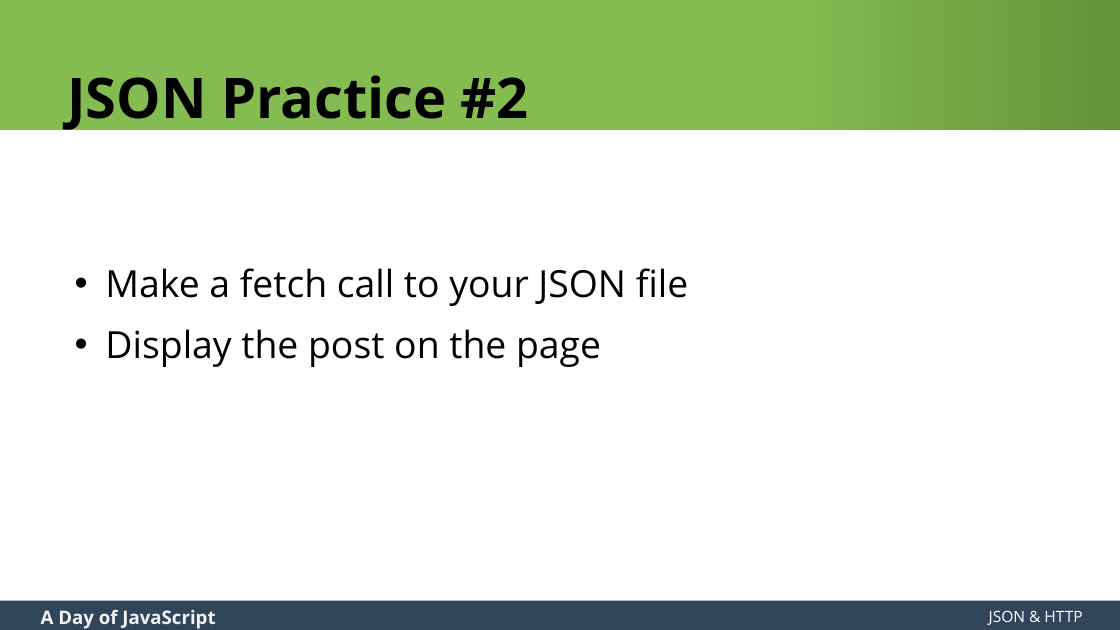
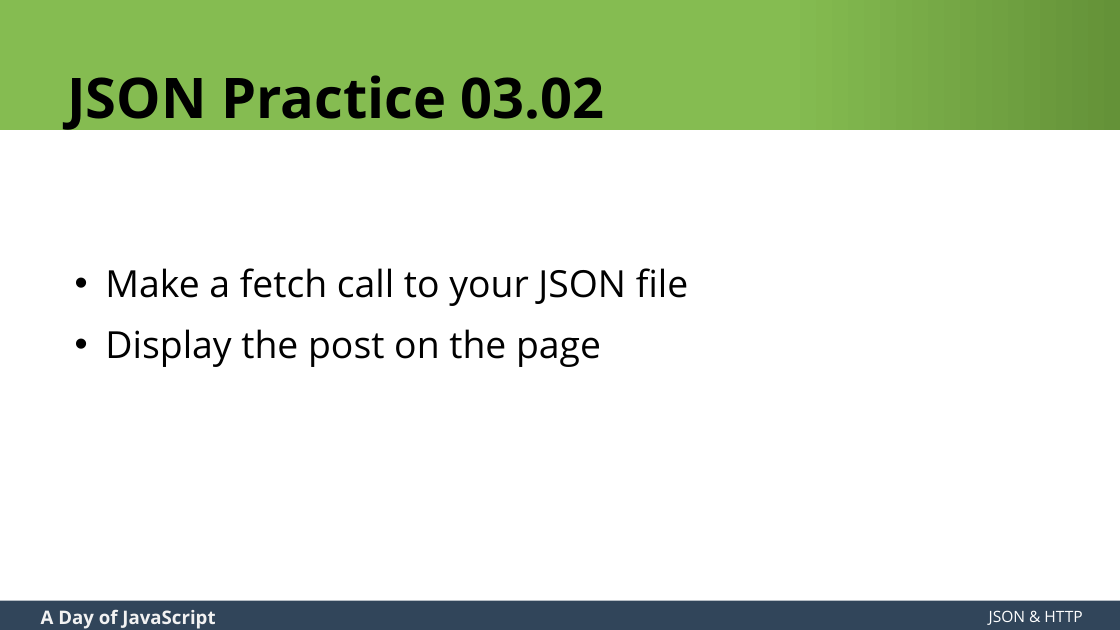
Before and after one commit to zgordon/a-day-of-javascript, a slide deck: slide 88 of A Day of JavaScript Slides.pptx. Drawn at 1120x630 pixels with LibreOffice and Linux fonts; fonts in the diff are those of the drawing. Boxes give left, top, right and bottom in pixels: in the first picture for what was removed or moved away, otherwise in the second. Text is boxed around its words. In the diff, an @@ line names an element or a change of style, - is before the commit and + after.

```diff
--- a/A Day of JavaScript Slides.pptx
+++ b/A Day of JavaScript Slides.pptx
@@ title at <box>67,75,605,133</box>: text changed @@
-JSON Practice #2
+JSON Practice 03.02
```
Also in this commit, not shown: 13 other slides changed, 3 slides added, 1 other file.
